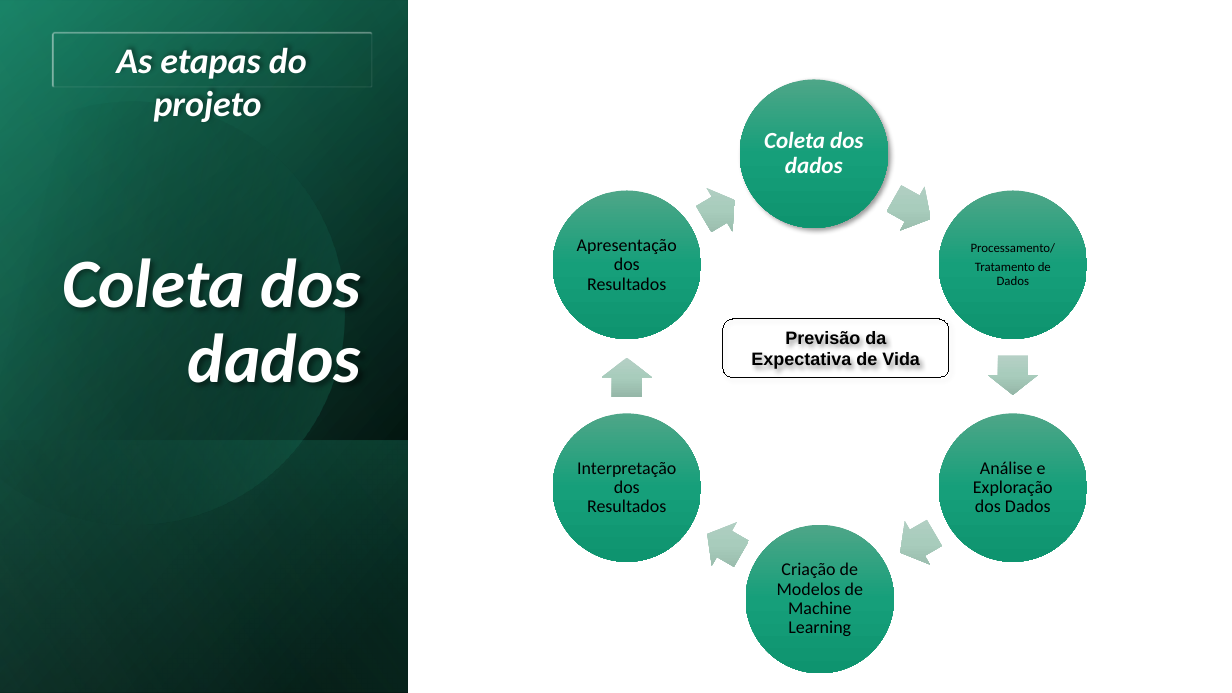
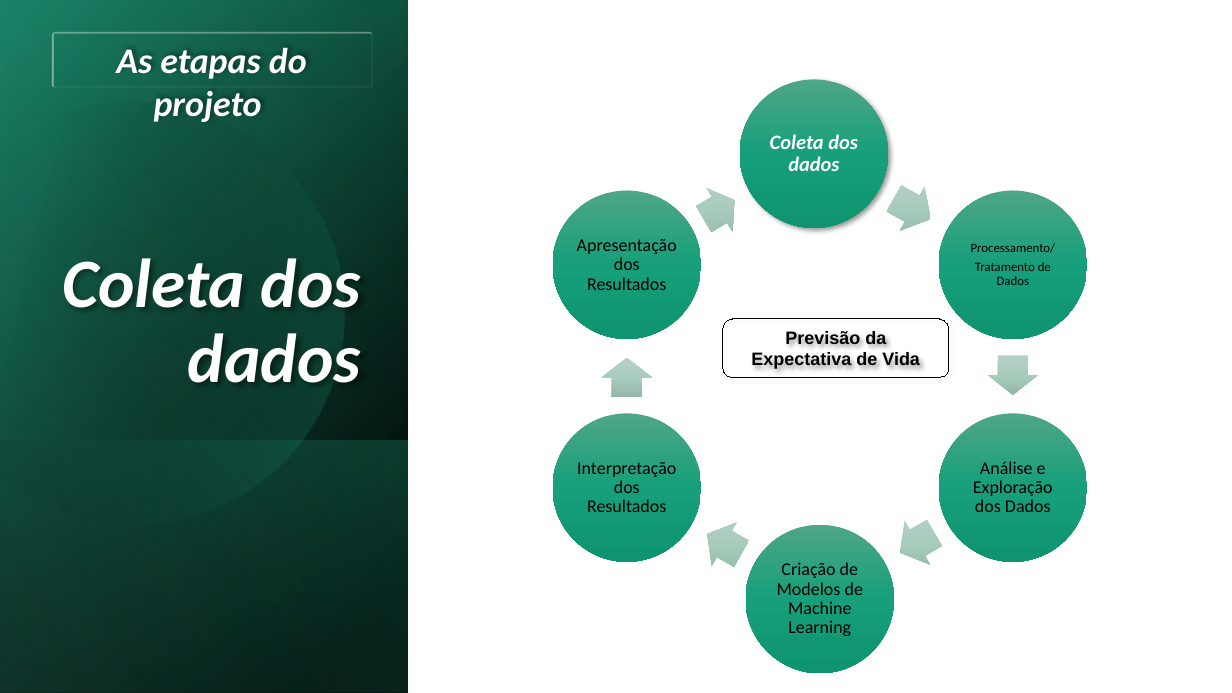
Before and after one commit to alessandra-barbosa/life_expectancy_prediction, a slide deck: slide 6 of pdf/life_expectancy.pptx. Drawn at 1232x693 pixels with LibreOffice and Linux fonts; fonts in the diff are those of the drawing. Boxes give left, top, right and bottom in pixels: in the first picture for what was removed or moved away, otherwise in the second. Text is boxed around its words. In the diff, an @@ line names an element or a change of style, - is before the commit and + after.

```diff
--- a/pdf/life_expectancy.pptx
+++ b/pdf/life_expectancy.pptx
@@ text "Coleta dos dados" at (x1=770, y1=134, x2=858, y2=171): size 18 to 16 pt @@
```
Also in this commit, not shown: 6 other slides changed, 10 slides added, 3 slides removed, 2 other files.
